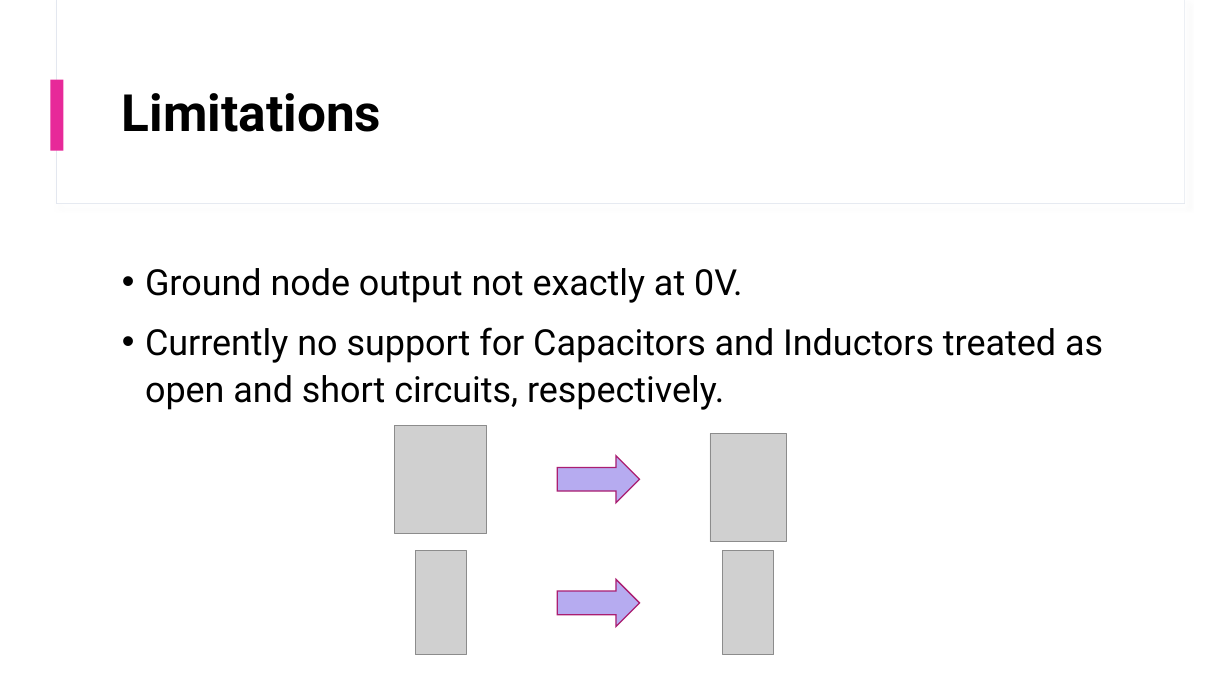
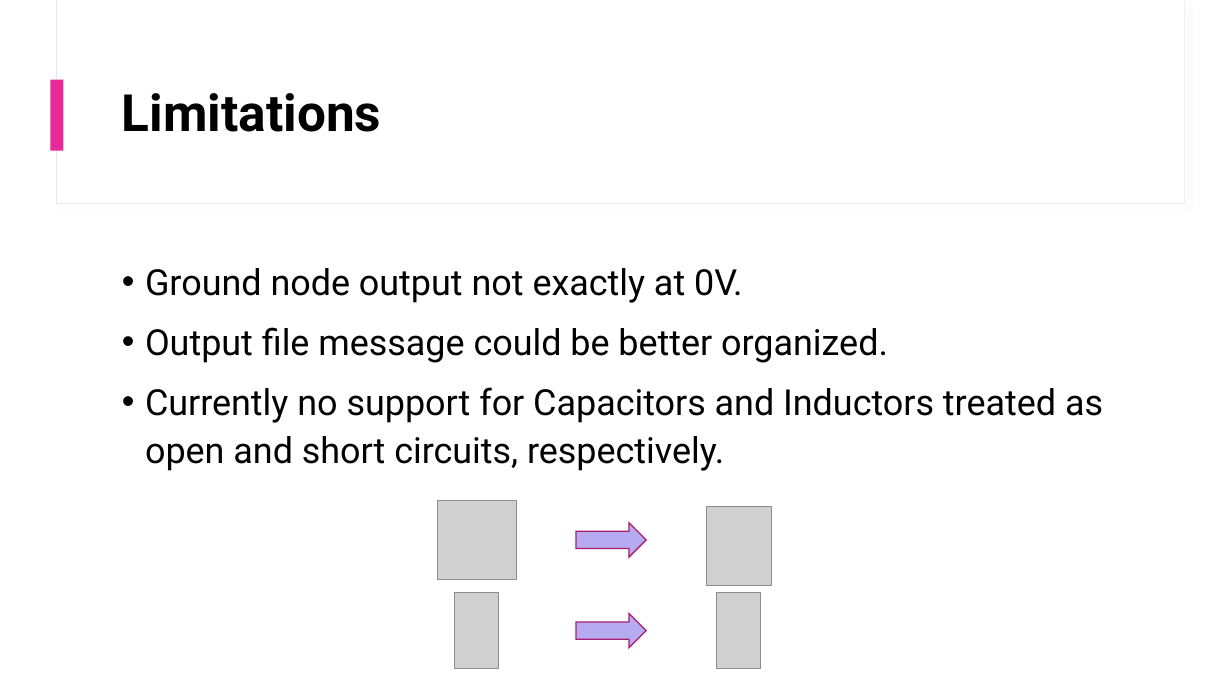
Before and after one commit to mguo5/ee537, a slide deck: slide 6 of HW1.pptx. Drawn at 1232x693 pixels with LibreOffice and Linux fonts; fonts in the diff are those of the drawing; grey boxes stand for pictures. Boxes give left, top, right and bottom in pixels: in the first picture for what was removed or moved away, otherwise in the second. Text is boxed around its words. In the diff, an @@ line names an element or a change of style, - is before the commit and + after.

```diff
--- a/HW1.pptx
+++ b/HW1.pptx
@@ text at [145, 327, 888, 363]: paragraph added @@
+• Output file message could be better organized.
@@ picture: place and size @@
-picture at [395, 425, 487, 533]
+picture at [437, 500, 516, 579]
@@ picture: place and size @@
-picture at [710, 433, 787, 542]
+picture at [706, 506, 772, 586]
@@ right arrow: place and size @@
-right arrow at [557, 456, 640, 503]
+right arrow at [576, 523, 646, 557]
@@ picture: place and size @@
-picture at [415, 551, 467, 654]
+picture at [455, 592, 498, 669]
@@ picture: place and size @@
-picture at [723, 551, 775, 655]
+picture at [717, 592, 761, 669]
@@ right arrow: place and size @@
-right arrow at [557, 579, 640, 627]
+right arrow at [576, 614, 646, 648]
```
Also in this commit, not shown: 2 other slides changed, 2 other files.
